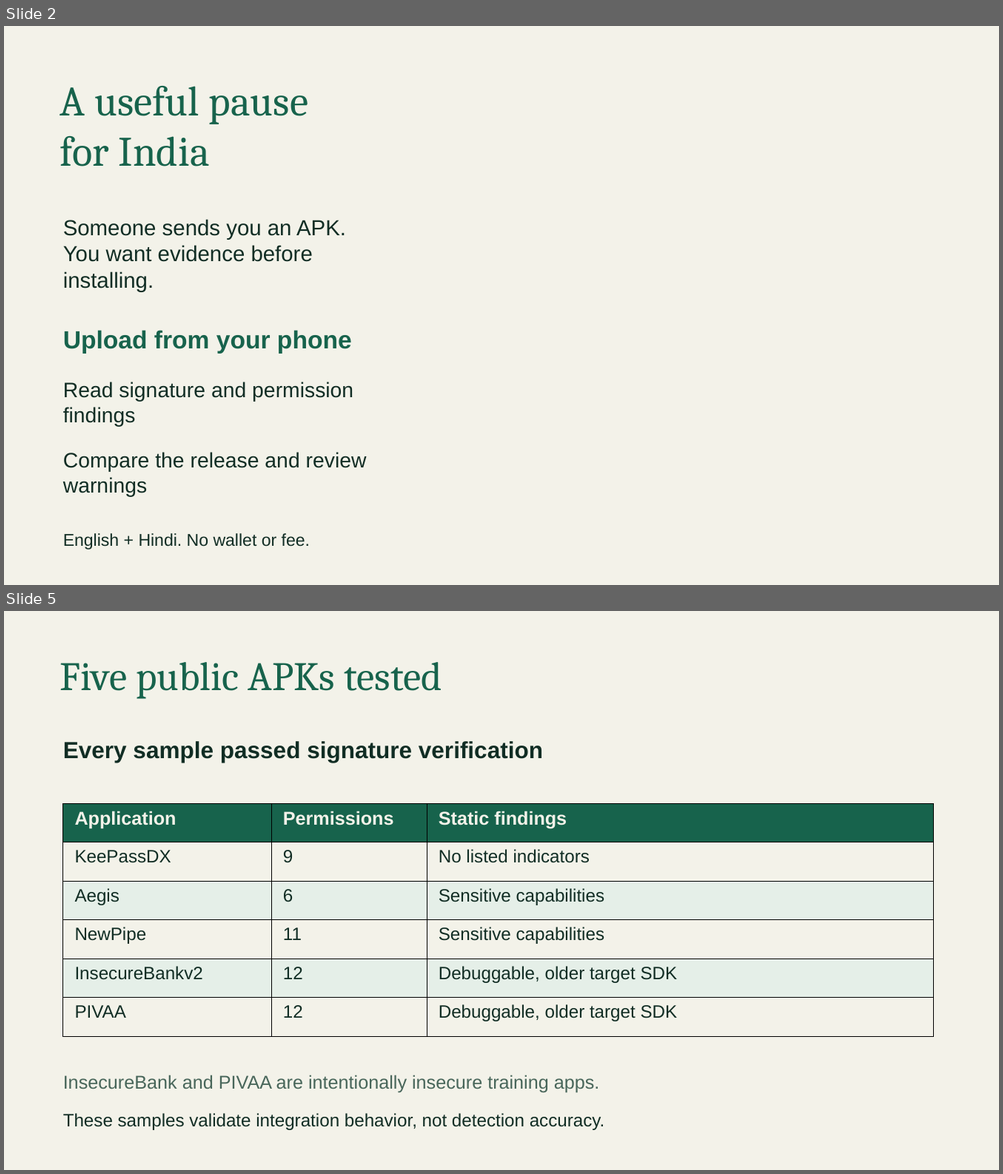
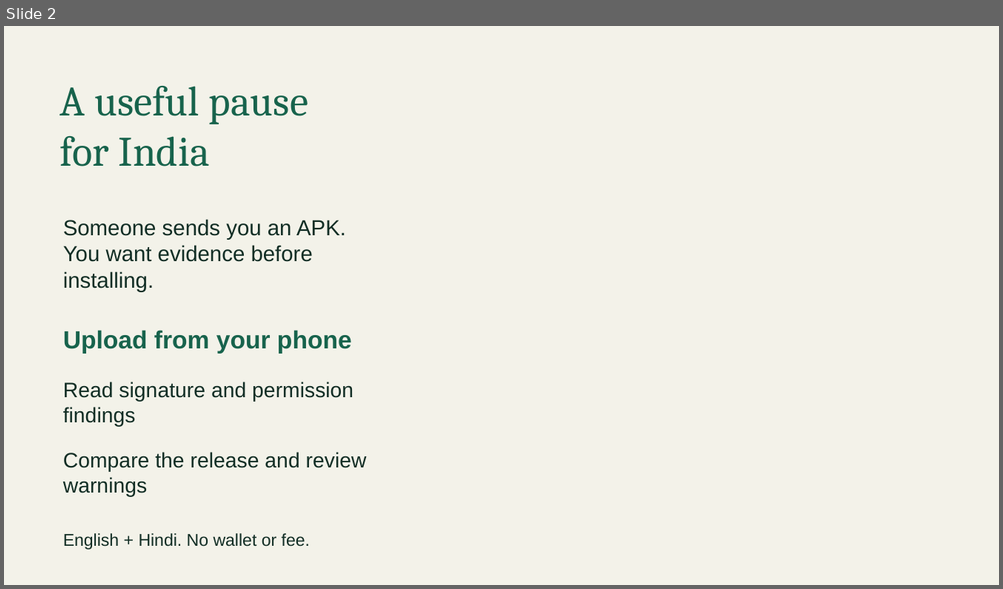
Before and after one commit to AjnasNB/scamsignal, a slide deck: media/deck/scamsignal-pitch-deck.pptx. Shown one above the other, each under a label of ours: slides 2 and 5 before the commit, slide 2 after it; the slides between them are not shown. The pictures are 1003x1174 and 1003x589 pixels, drawn with LibreOffice and Linux fonts; fonts in the diff are those of the drawing; background and template pictures are left out. Boxes give left, top, right and bottom in pixels: in the first picture for what was removed or moved away, otherwise in the second. Text is boxed around its words. In the diff, an @@ line names an element or a change of style, - is before the commit and + after.

```diff
--- a/media/deck/scamsignal-pitch-deck.pptx
+++ b/media/deck/scamsignal-pitch-deck.pptx
@@ slide 5 removed at (4, 611, 999, 1170), background #F3F2E9 @@
@@ text removed at (60, 662, 441, 699) @@
-Five public APKs tested
@@ text removed at (63, 741, 543, 763) @@
-Every sample passed signature verification
@@ table removed at (63, 803, 933, 1037), 6 rows, 3 columns @@
-Application | Permissions | Static findings
-KeePassDX | 9 | No listed indicators
-Aegis | 6 | Sensitive capabilities
-NewPipe | 11 | Sensitive capabilities
-InsecureBankv2 | 12 | Debuggable, older target SDK
-PIVAA | 12 | Debuggable, older target SDK
@@ text removed at (63, 1075, 600, 1093) @@
-InsecureBank and PIVAA are intentionally insecure training apps.
@@ text removed at (63, 1113, 605, 1130) @@
-These samples validate integration behavior, not detection accuracy.
```
Also in this commit, not shown: 3 slides changed, 2 slides added, 13 other files.
